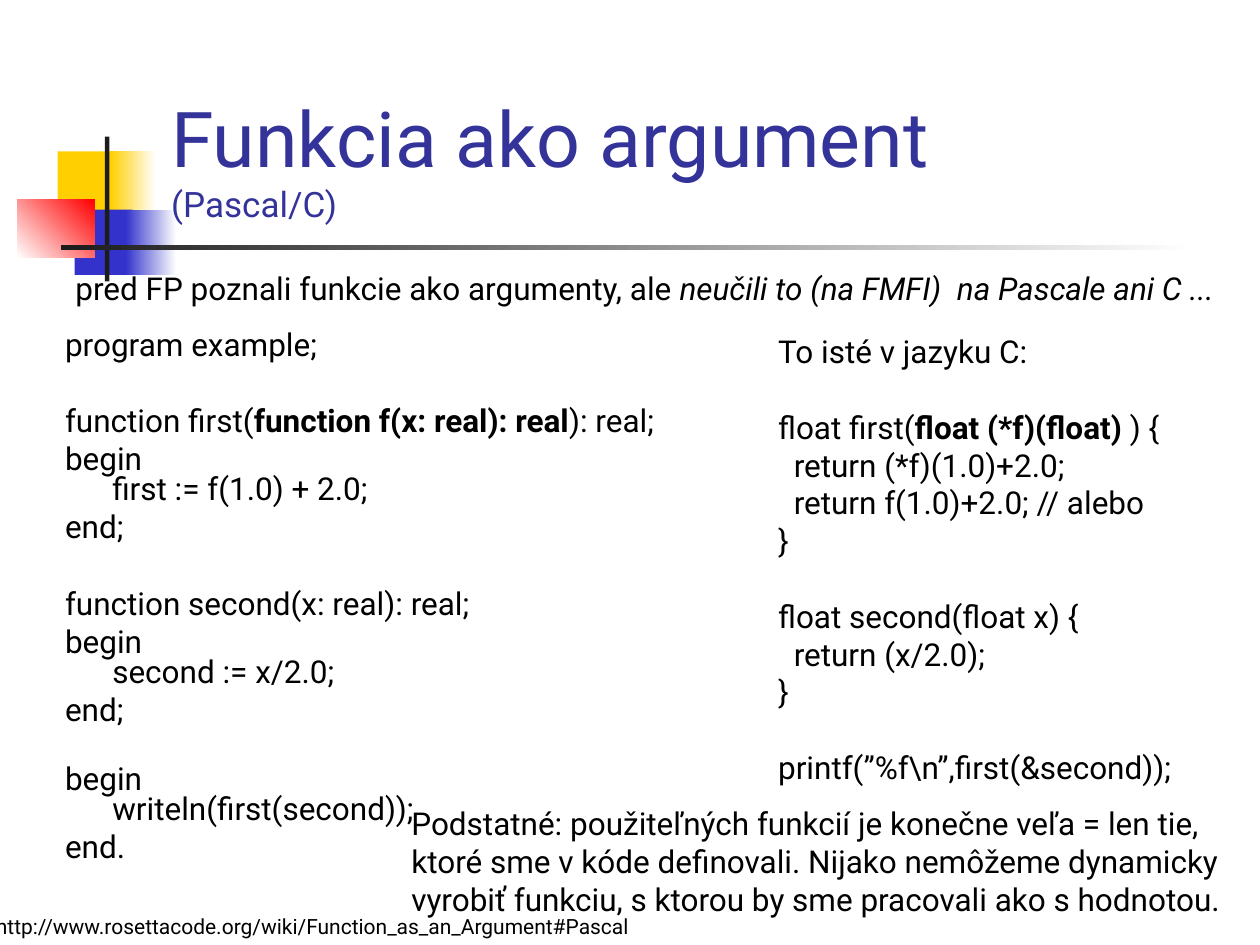
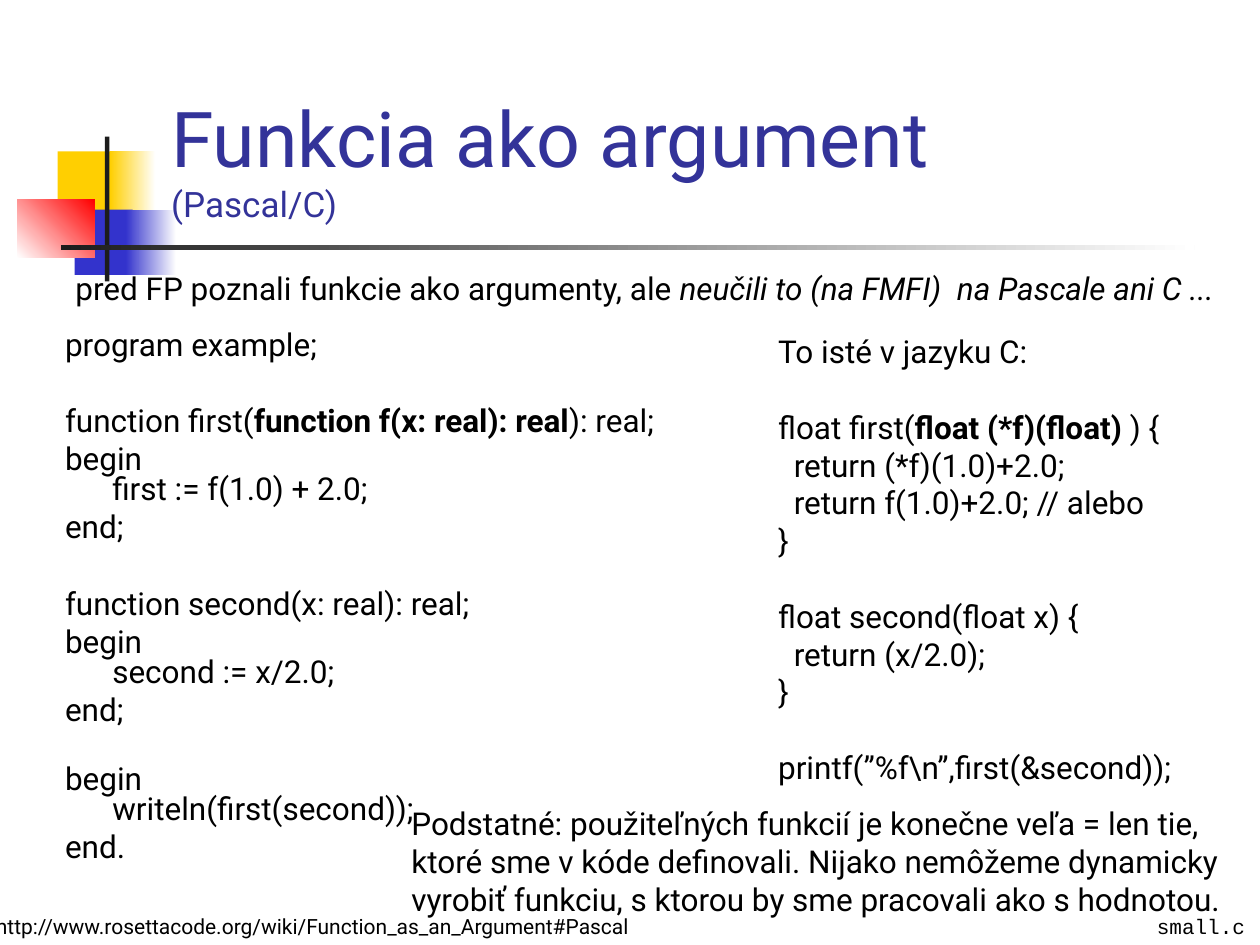
Before and after one commit to Funkcionalne/Prednasky, a slide deck: slide 8 of 01/01_fpro.ppt. Drawn at 1260x945 pixels with LibreOffice and Linux fonts; fonts in the diff are those of the drawing. Boxes give left, top, right and bottom in pixels: in the first picture for what was removed or moved away, otherwise in the second. Text is boxed around its words. In the diff, an @@ line names an element or a change of style, - is before the commit and + after.

```diff
--- a/01/01_fpro.ppt
+++ b/01/01_fpro.ppt
@@ text added at [1157, 919, 1245, 935], 12 pt, text #000000 @@
+small.c
```
Also in this commit, not shown: 3 other slides changed, 1 other file.
